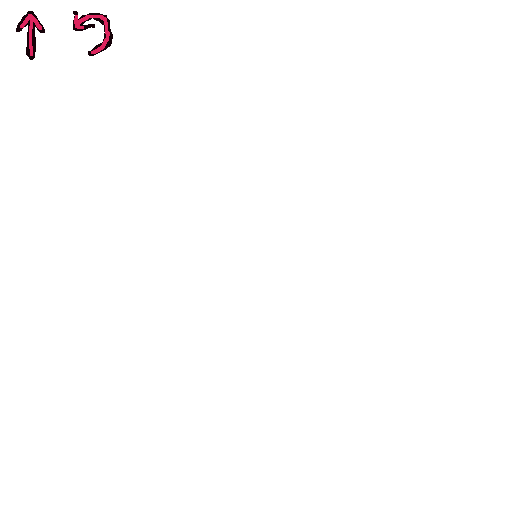
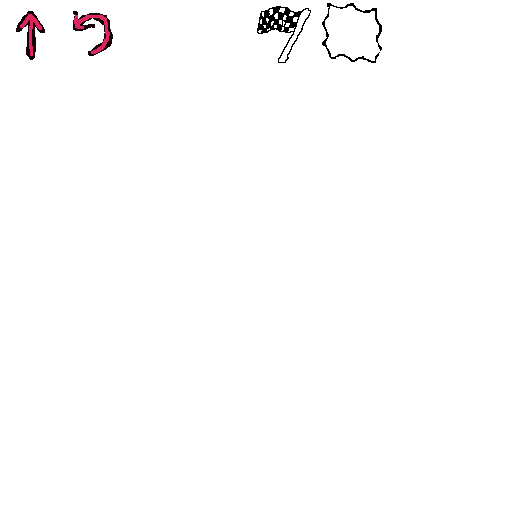
The second w=512, h=512 image is a revision of the first. Changes to its layers:
painted on "Dot" over 257, 6, 380, 63
painted on "Background" over 257, 3, 382, 63
